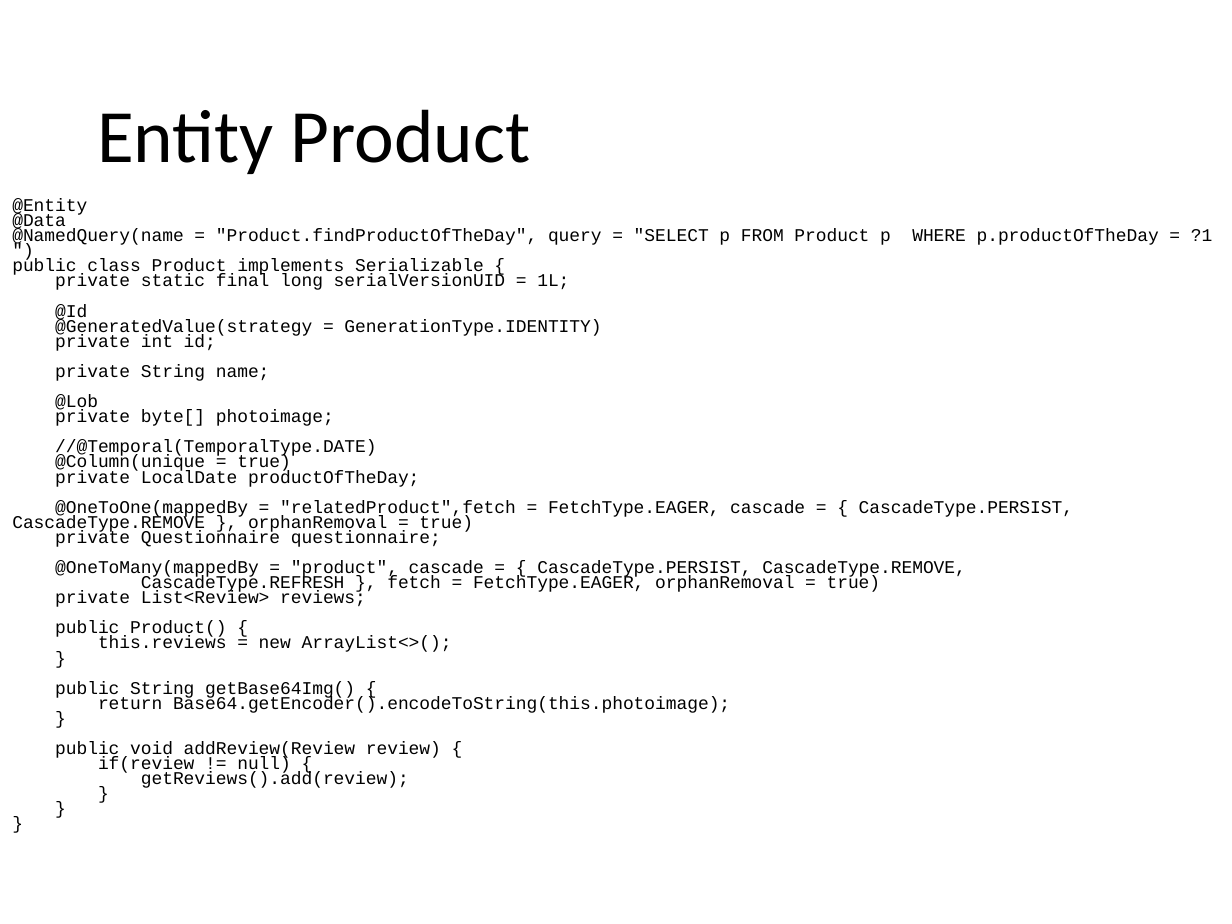
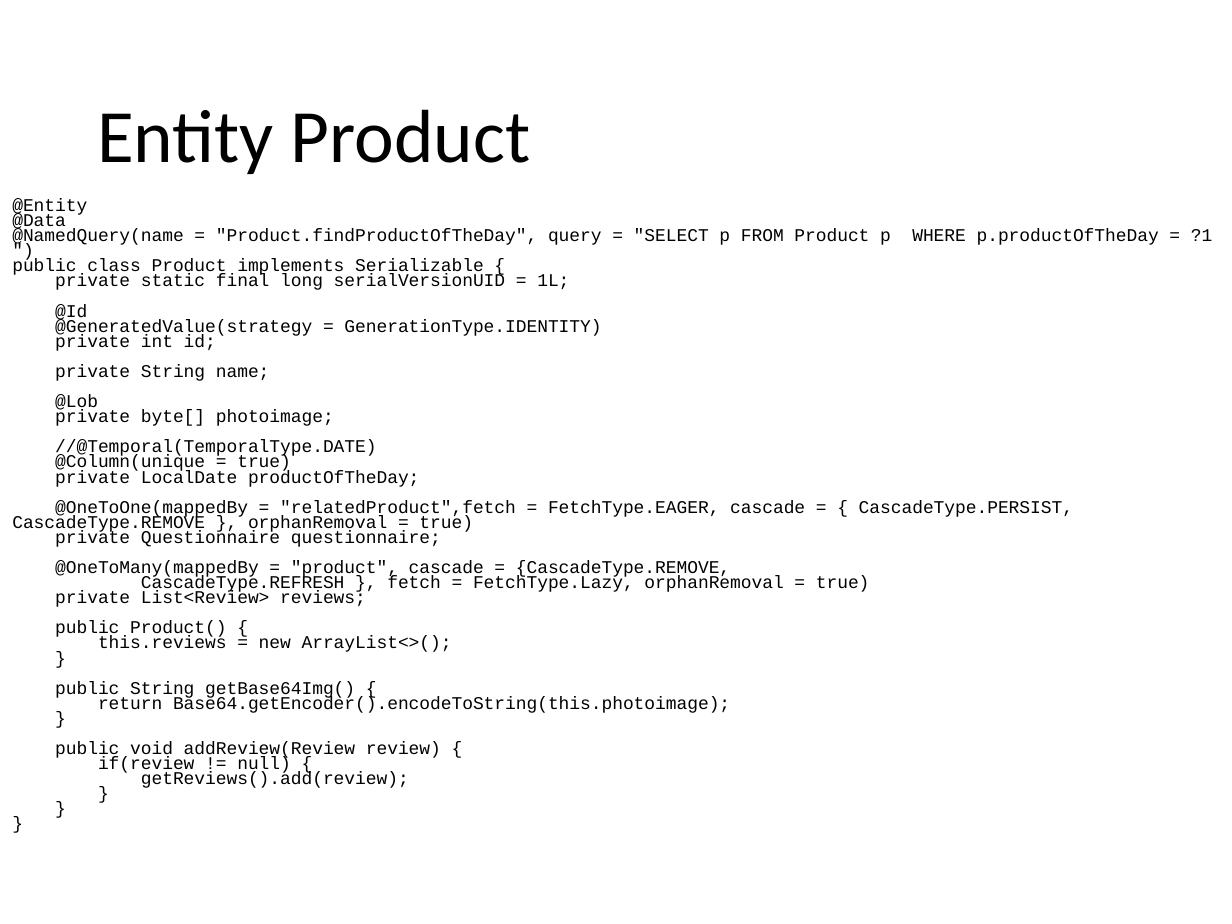
Before and after one commit to catonzio/DB2project, a slide deck: slide 10 of DB2project.pptx. Drawn at 1232x924 pixels with LibreOffice and Linux fonts; fonts in the diff are those of the drawing. Boxes give left, top, right and bottom in pixels: in the first picture for what was removed or moved away, otherwise in the second. Text is boxed around its words. In the diff, an @@ line names an element or a change of style, - is before the commit and + after.

```diff
--- a/DB2project.pptx
+++ b/DB2project.pptx
@@ text at <box>12,199,1073,788</box>: text changed @@
-@Entity
-@Data
-@NamedQuery(name = "Product.findProductOfTheDay", query = "SELECT p FROM Product p WHERE p.productOfTheDay = ?1 ")
-public class Product implements Serializable {
-private static final long serialVersionUID = 1L;
-@Id
-@GeneratedValue(strategy = GenerationType.IDENTITY)
-private int id;
-private String name;
-@Lob
-private byte[] photoimage;
-//@Temporal(TemporalType.DATE)
-@Column(unique = true)
-private LocalDate productOfTheDay;
-@OneToOne(mappedBy = "relatedProduct",fetch = FetchType.EAGER, cascade = { CascadeType.PERSIST, CascadeType.REMOVE }, orphanRemoval = true)
-private Questionnaire questionnaire;
-@OneToMany(mappedBy = "product", cascade = { CascadeType.PERSIST, CascadeType.REMOVE,
-CascadeType.REFRESH }, fetch = FetchType.EAGER, orphanRemoval = true)
-private List<Review> reviews;
-public Product() {
-this.reviews = new ArrayList<>();
-}
-public String getBase64Img() {
-return Base64.getEncoder().encodeToString(this.photoimage);
-}
-public void addReview(Review review) {
-if(review != null) {
-getReviews().add(review);
-}
-}
-}
+@Entity
+@Data
+@NamedQuery(name = "Product.findProductOfTheDay", query = "SELECT p FROM Product p WHERE p.productOfTheDay = ?1 ")
+public class Product implements Serializable {
+private static final long serialVersionUID = 1L;
+@Id
+@GeneratedValue(strategy = GenerationType.IDENTITY)
+private int id;
+private String name;
+@Lob
+private byte[] photoimage;
+//@Temporal(TemporalType.DATE)
+@Column(unique = true)
+private LocalDate productOfTheDay;
+@OneToOne(mappedBy = "relatedProduct",fetch = FetchType.EAGER, cascade = { CascadeType.PERSIST, CascadeType.REMOVE }, orphanRemoval = true)
+private Questionnaire questionnaire;
+@OneToMany(mappedBy = "product", cascade = {CascadeType.REMOVE,
+CascadeType.REFRESH }, fetch = FetchType.Lazy, orphanRemoval = true)
+private List<Review> reviews;
+public Product() {
+this.reviews = new ArrayList<>();
+}
+public String getBase64Img() {
+return Base64.getEncoder().encodeToString(this.photoimage);
+}
+public void addReview(Review review) {
+if(review != null) {
+getReviews().add(review);
+}
+}
+}
```
Also in this commit, not shown: 6 other slides changed, 3 other files.
